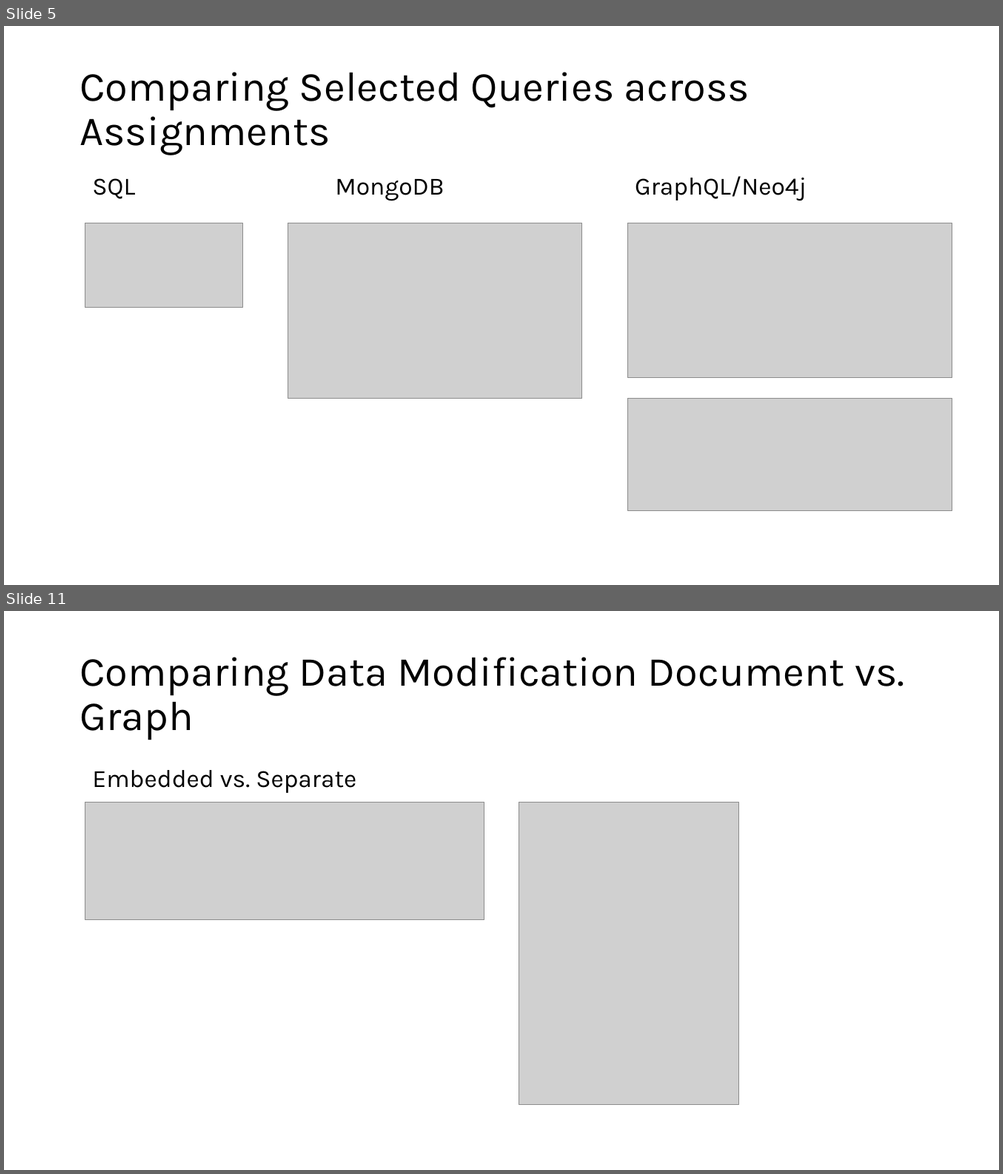
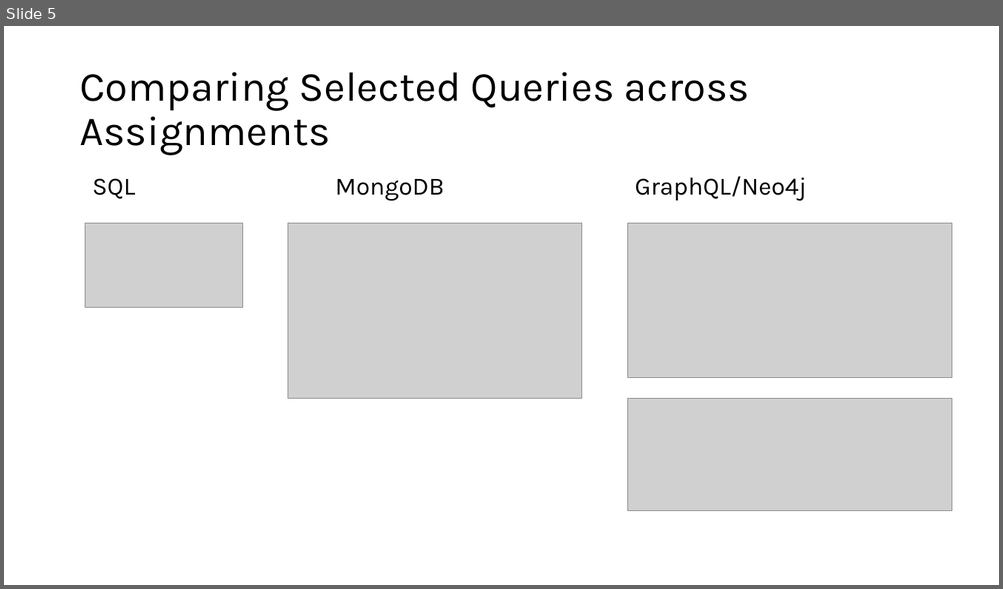
Before and after one commit to Reblayzer/NSQ, a slide deck: Sessions/Exam Question 4.pptx. Shown one above the other, each under a label of ours: slides 5 and 11 before the commit, slide 5 after it; the slides between them are not shown. The pictures are 1003x1174 and 1003x589 pixels, drawn with LibreOffice and Linux fonts; fonts in the diff are those of the drawing; grey boxes stand for pictures. Boxes give left, top, right and bottom in pixels: in the first picture for what was removed or moved away, otherwise in the second. Text is boxed around its words. In the diff, an @@ line names an element or a change of style, - is before the commit and + after.

```diff
--- a/Sessions/Exam Question 4.pptx
+++ b/Sessions/Exam Question 4.pptx
@@ slide 11 removed at [4, 611, 999, 1170], background #FFFFFF @@
@@ title removed at [79, 657, 904, 740] @@
-Comparing Data Modification Document vs. Graph
@@ text removed at [92, 770, 356, 793] @@
-Embedded vs. Separate
@@ picture removed at [85, 802, 484, 920] @@
@@ picture removed at [519, 802, 738, 1105] @@
```
Also in this commit, not shown: 6 other slides removed, 14 other files.
